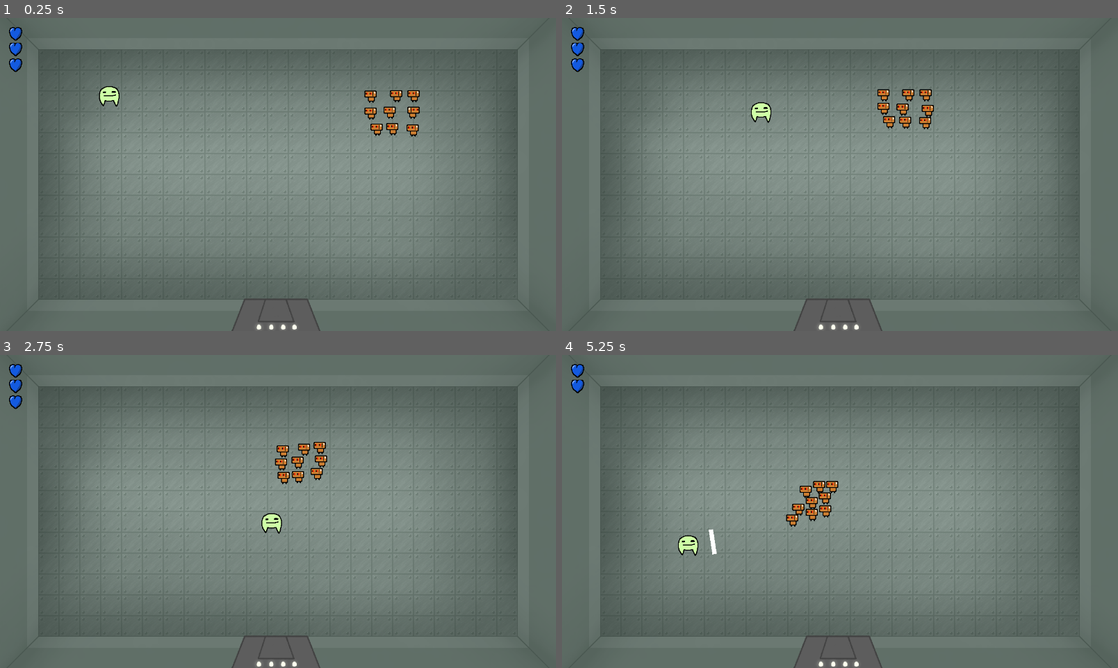
Above: before the commit, frames 1-4 (two rows, left to right).
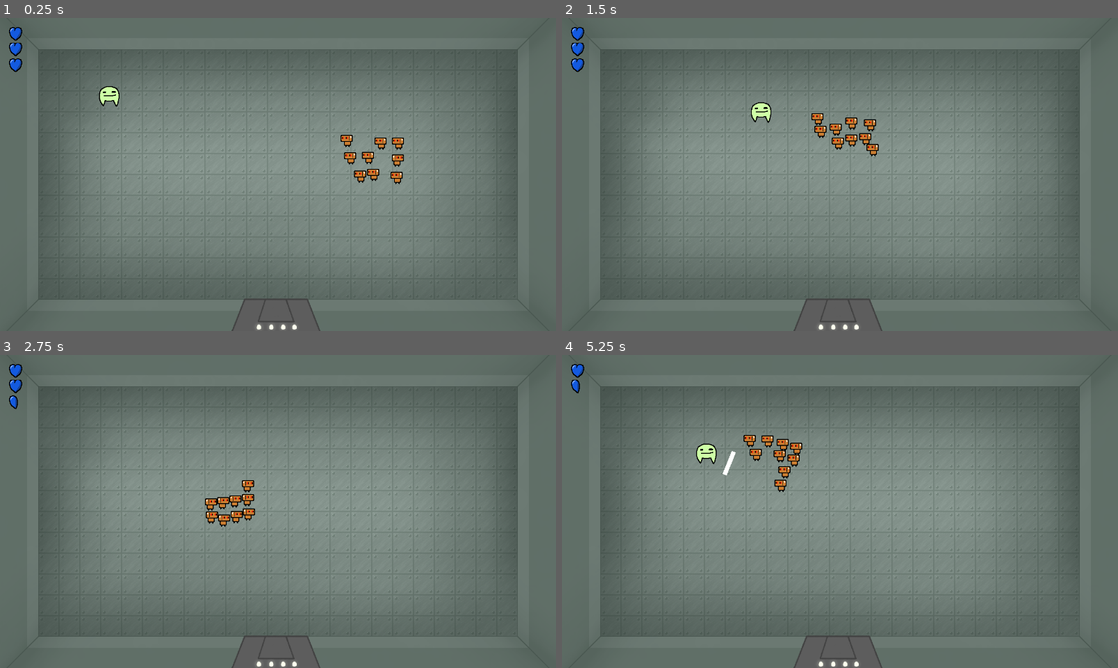
Above: after the commit, the same moments.

Repository: actually-reb/fenrir-2020
Game: Godot game, scene res://scene/Main.tscn
Same seed, same stepped clock (60 frames per second), same inputs: the game is played once before the commit and once after it.
Inputs (mouse positions are in pixels of both pictures, inside the frame that each line leads up to):
- Up to frame 1 (0.25 s): no input
- Up to frame 2 (1.5 s): move the mouse to (962, 158) at 0.52 s; hold D (move_right) 0.53-1.28 s; click (962, 158) at 0.67 s; move the mouse to (728, 190) at 1.27 s; hold S (move_down) from 1.28 s (still down)
- Up to frame 3 (2.75 s): move the mouse to (333, 442) at 2.02 s; release S (move_down) at 2.03 s; hold D (move_right) from 2.03 s (still down)
- Up to frame 4 (5.25 s): move the mouse to (812, 574) at 2.77 s; release D (move_right) at 2.78 s; hold W (move_up) 2.78-3.53 s; click (812, 574) at 2.92 s; move the mouse to (1006, 558) at 3.52 s; hold A (move_left) 3.53-5.03 s; move the mouse to (673, 464) at 4.27 s; move the mouse to (867, 511) at 5.02 s; hold S (move_down) from 5.03 s (still down); click (867, 511) at 5.17 s

The runs differ from the first frame. In frame 1, 1.2% of the frame differs, in the area x 61-76%, y 23-54%; in frame 2, 1.2%; in frame 3, 1.5%; in frame 4, 1.8%, in the area x 2-50%, y 7-65%.

Commit message:
adjusted robot behavior

Diff:
--- a/entity/Elevator.gd
+++ b/entity/Elevator.gd
@@ -19,5 +19,4 @@
 
 func _on_Elevator_body_entered(body):
 	if body.is_in_group("player"):
-		print("exited")
 		emit_signal("elevator_entered")
--- a/entity/TinyRobot.gd
+++ b/entity/TinyRobot.gd
@@ -4,7 +4,7 @@
 
 onready var sprite = $Sprite
 onready var hop_timer = $HopTimer
-var speed = 100
+var speed = 150
 var direction = Vector2()
 var hop_time = 0.2
 var hop_interval = 0.3
@@ -16,6 +16,7 @@
 func _ready():
 	hop_timer.wait_time = randf() * hop_interval # Randomize start
 	hop_timer.start()
+
 
 func _process(delta):
 	var time = min(1, hop_timer.time_left / hop_time)
@@ -53,6 +54,7 @@
 
 	if player:
 		sprite.flip_h = player.position.x < position.x
+		speed = 150 + (randi() % 100)
 		hop_towards(player.position)
 	else:
 		direction = Vector2()
--- a/scene/Room.tscn
+++ b/scene/Room.tscn
@@ -63,7 +63,7 @@
 script = ExtResource( 6 )
 
 [node name="EnemySpawner" parent="." instance=ExtResource( 3 )]
-position = Vector2( 931.741, 241.119 )
+position = Vector2( 895.782, 350.495 )
 
 [node name="Elevator" parent="." instance=ExtResource( 5 )]
 position = Vector2( 636.018, 679.944 )
Not shown, added: sfx/metal-des001.wav.import
